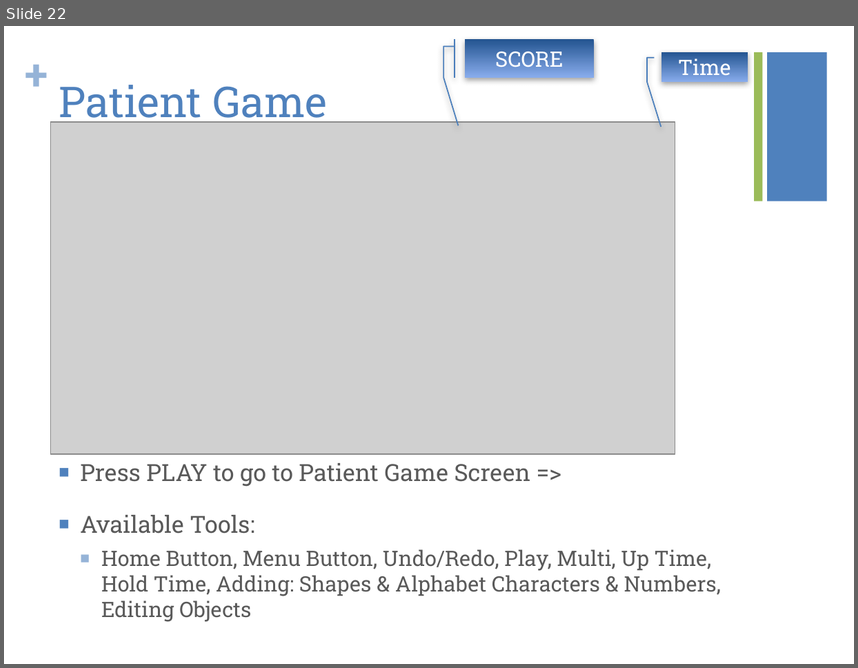
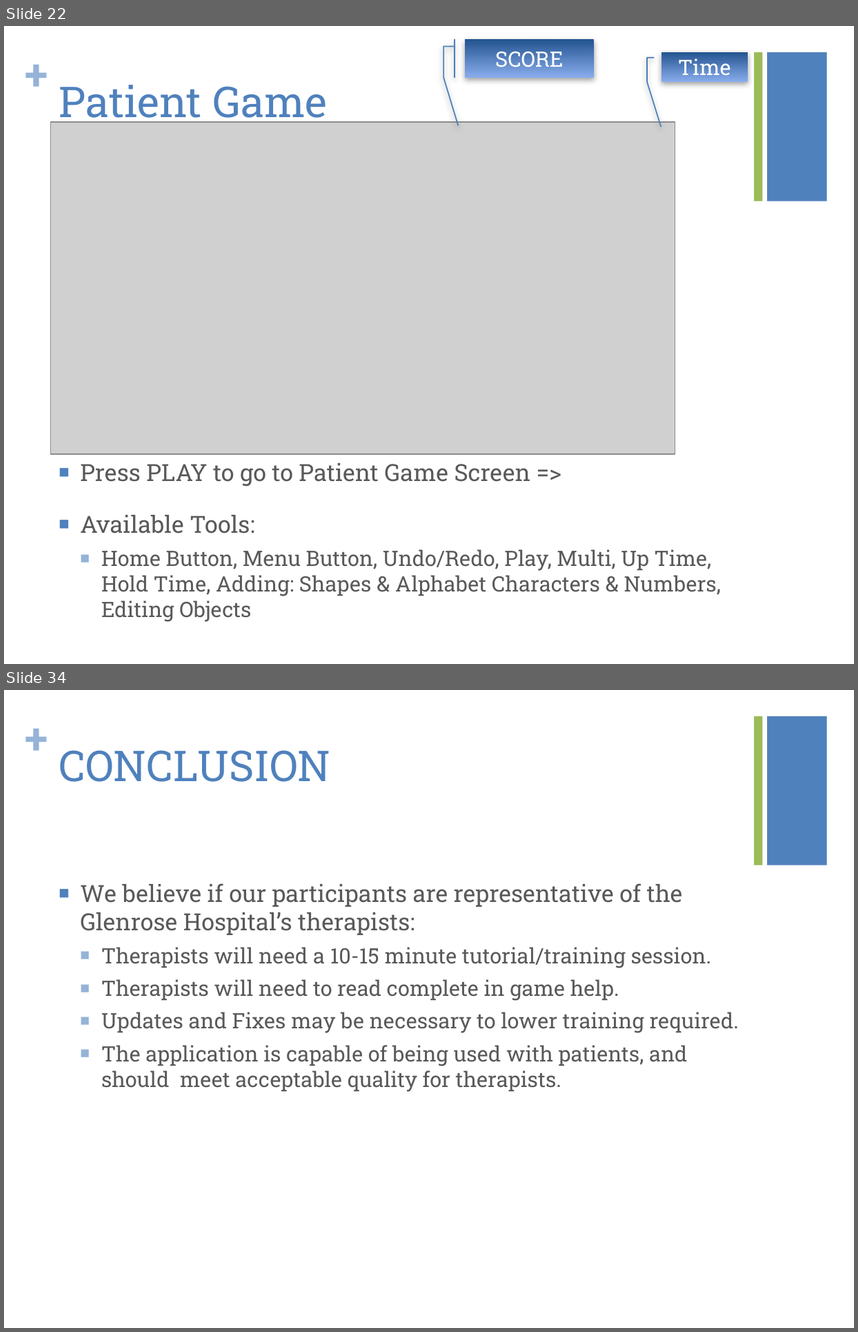
Before and after one commit to oh-team-machine/Target-Tapping, a slide deck: Documentation/CMPUT302_Pres.pptx. Shown one above the other, each under a label of ours: slide 22 before the commit, slides 22 and 34 after it; the slides between them are not shown. The pictures are 858x668 and 858x1332 pixels, drawn with LibreOffice and Linux fonts; fonts in the diff are those of the drawing; grey boxes stand for pictures. Boxes give left, top, right and bottom in pixels: in the first picture for what was removed or moved away, otherwise in the second. Text is boxed around its words. In the diff, an @@ line names an element or a change of style, - is before the commit and + after.

```diff
--- a/Documentation/CMPUT302_Pres.pptx
+++ b/Documentation/CMPUT302_Pres.pptx
@@ slide 34 added at <box>4,690,854,1328</box>, background #FFFFFF; not listed: 3 template elements that a slide beside it also shows @@
@@ title added at <box>59,750,330,782</box>, 36 pt, text #4F81BD @@
+CONCLUSION
@@ text added at <box>80,883,739,1092</box>, 18 pt, text #595959 @@
+■ We believe if our participants are representative of the Glenrose Hospital’s therapists:
+  ■ Therapists will need a 10-15 minute tutorial/training session.
+  ■ Therapists will need to read complete in game help.
+  ■ Updates and Fixes may be necessary to lower training required.
+  ■ The application is capable of being used with patients, and should meet acceptable quality for therapists.
```
Also in this commit, not shown: 5 slides changed, 6 other slides added, 3 slides removed, 2 other files.
